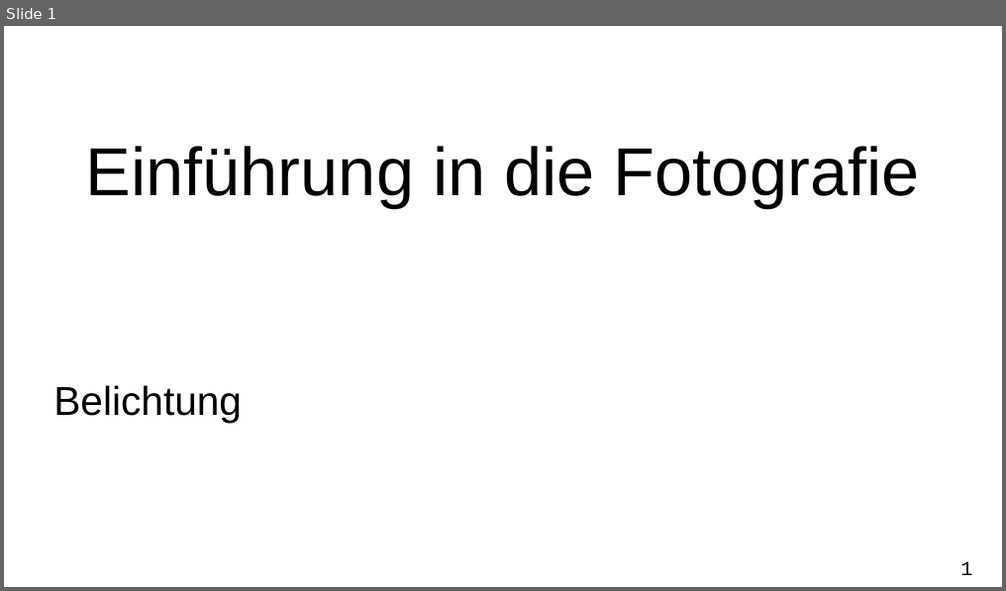
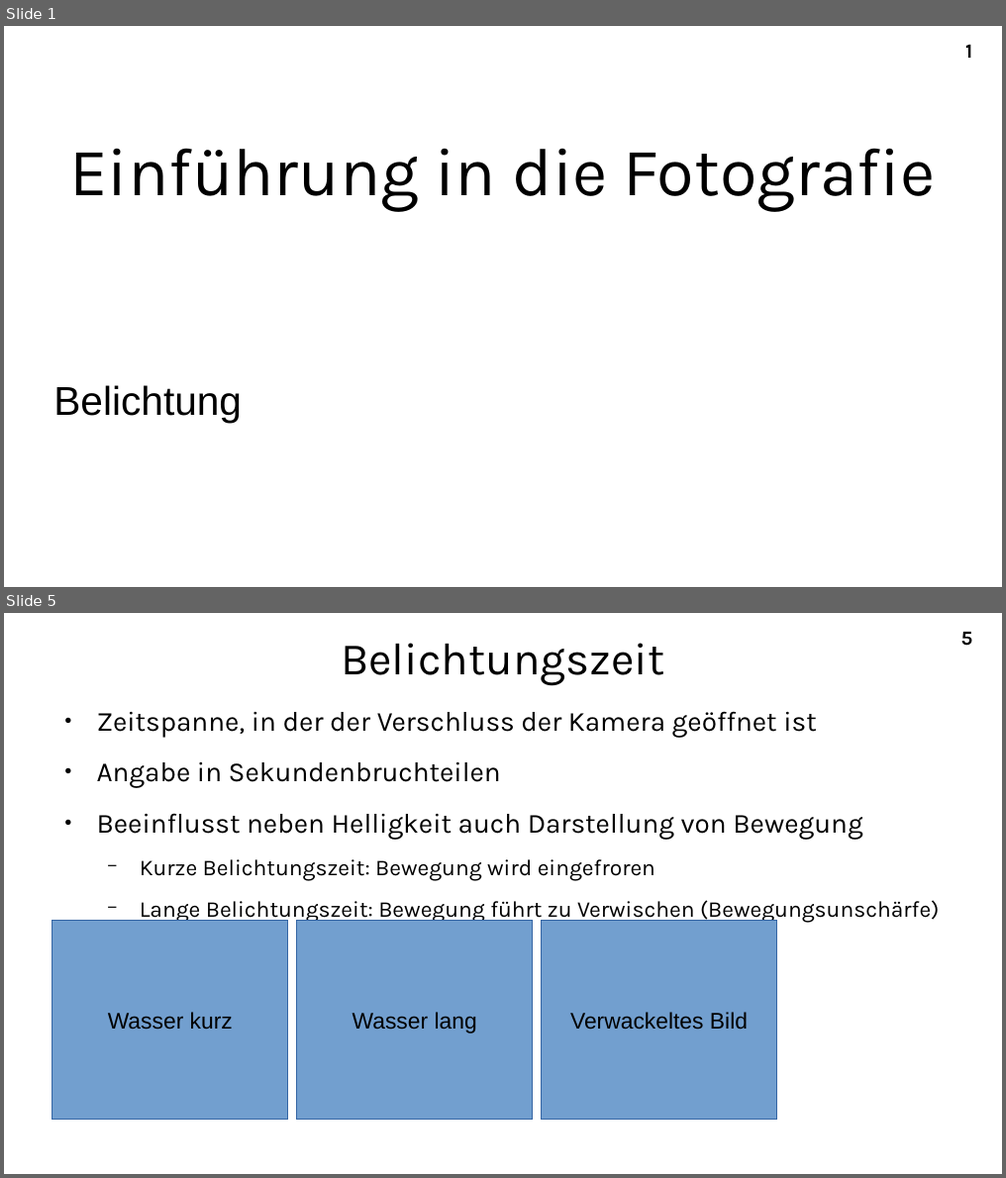
Before and after one commit to A-Schmid/PhotographyCourse, a slide deck: slides_de/exposure.odp. Shown one above the other, each under a label of ours: slide 1 before the commit, slides 1 and 5 after it; the slides between them are not shown. The pictures are 1006x591 and 1006x1178 pixels, drawn with LibreOffice and Linux fonts; fonts in the diff are those of the drawing. Boxes give left, top, right and bottom in pixels: in the first picture for what was removed or moved away, otherwise in the second. Text is boxed around its words. In the diff, an @@ line names an element or a change of style, - is before the commit and + after.

```diff
--- a/slides_de/exposure.odp
+++ b/slides_de/exposure.odp
@@ slide 5 added at bbox=[4, 613, 1002, 1174], background #FFFFFF; not listed: 1 template element that a slide beside it also shows @@
@@ title added at bbox=[341, 643, 665, 685], 36 pt, text #000000 @@
+Belichtungszeit
@@ text added at bbox=[97, 711, 939, 922], 22 pt, text #000000 @@
+● Zeitspanne, in der der Verschluss der Kamera geöffnet ist
+● Angabe in Sekundenbruchteilen
+● Beeinflusst neben Helligkeit auch Darstellung von Bewegung
+  − Kurze Belichtungszeit: Bewegung wird eingefroren
+  − Lange Belichtungszeit: Bewegung führt zu Verwischen (Bewegungsunschärfe)
@@ rectangle added at bbox=[53, 921, 288, 1120], fill #729FCF, outline #3465A4 0 pt, 18 pt, text #000000 @@
+Wasser kurz
@@ rectangle added at bbox=[297, 921, 533, 1120], fill #729FCF, outline #3465A4 0 pt, 18 pt, text #000000 @@
+Wasser lang
@@ rectangle added at bbox=[542, 921, 777, 1120], fill #729FCF, outline #3465A4 0 pt, 18 pt, text #000000 @@
+Verwackeltes Bild
@@ slide 1 changed as well @@
@@ title "Einführung in die Fotografie" at bbox=[69, 148, 936, 212]: font Arial to Karla @@
@@ page number: place and size @@
-page number at bbox=[960, 562, 972, 575]
+page number at bbox=[965, 44, 972, 58]
@@ page number at bbox=[965, 44, 972, 58]: font Courier New to Karla, bold on @@
```
Also in this commit, not shown: 8 other slides added, 1 slide removed, 2 other files.
